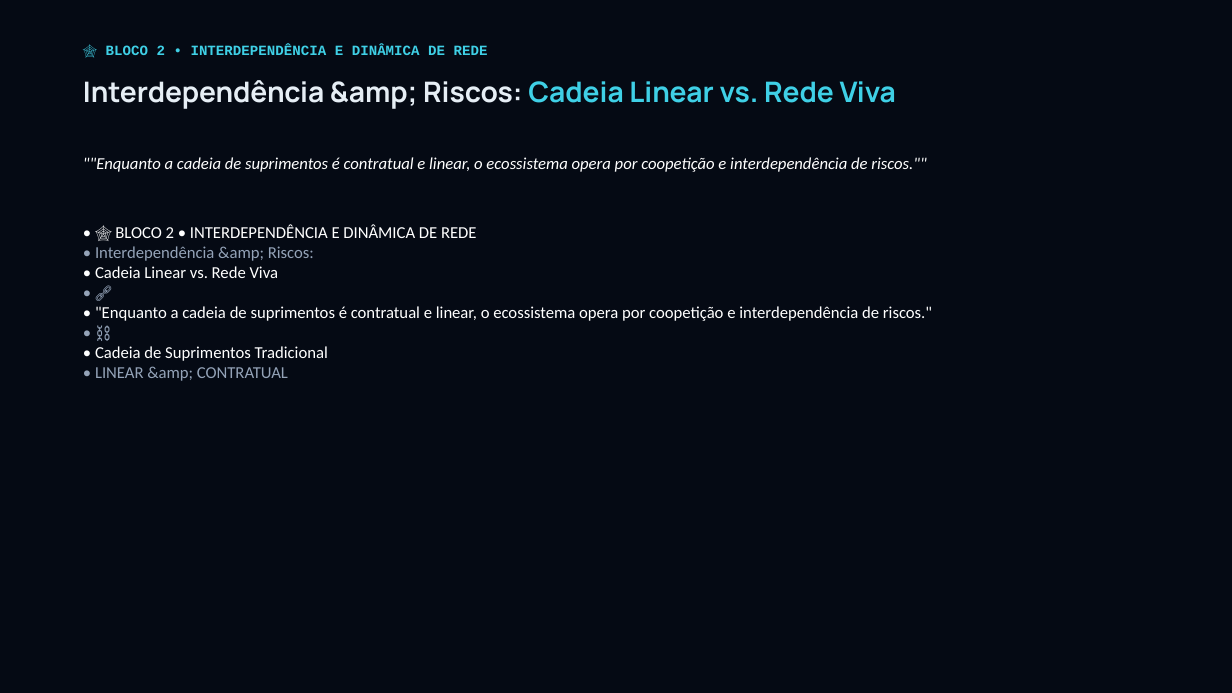
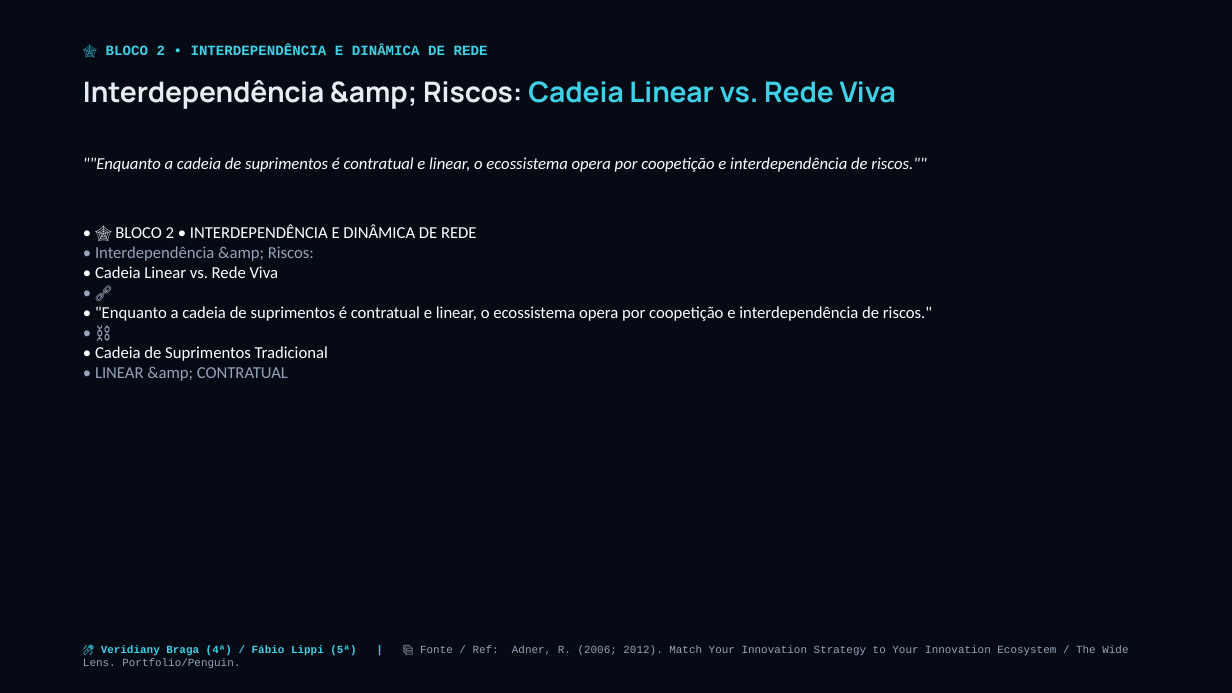
Before and after one commit to josuejofre/seminario-ecossistema-inovacao-pit, a slide deck: slide 10 of Seminario_5_Ecossistemas_Inovacao_Master.pptx. Drawn at 1232x693 pixels with LibreOffice and Linux fonts; fonts in the diff are those of the drawing. Boxes give left, top, right and bottom in pixels: in the first picture for what was removed or moved away, otherwise in the second. Text is boxed around its words. In the diff, an @@ line names an element or a change of style, - is before the commit and + after.

```diff
--- a/Seminario_5_Ecossistemas_Inovacao_Master.pptx
+++ b/Seminario_5_Ecossistemas_Inovacao_Master.pptx
@@ text added at <box>101,645,1128,656</box>, 8.5 pt, text #94A3B8 @@
+🎤 Veridiany Braga (4ª) / Fábio Lippi (5ª) | 📚 Fonte / Ref: Adner, R. (2006; 2012). Match Your Innovation Strategy to Your Innovation Ecosystem / The Wide Lens. Portfolio/Penguin.
```
Also in this commit, not shown: 42 other slides changed, 1 slide removed, 4 other files.
